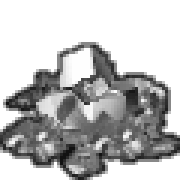
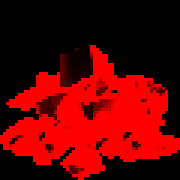
Revision of a layered 180×180 image; what changed, layer by layer:
hid "outline" over left=0, top=42, right=180, bottom=180
hid "color" over left=0, top=45, right=180, bottom=180
showed "reflecton", painted on it over left=9, top=45, right=165, bottom=174
showed "color 1" over left=0, top=45, right=180, bottom=180
showed "bg" over left=0, top=0, right=180, bottom=180
